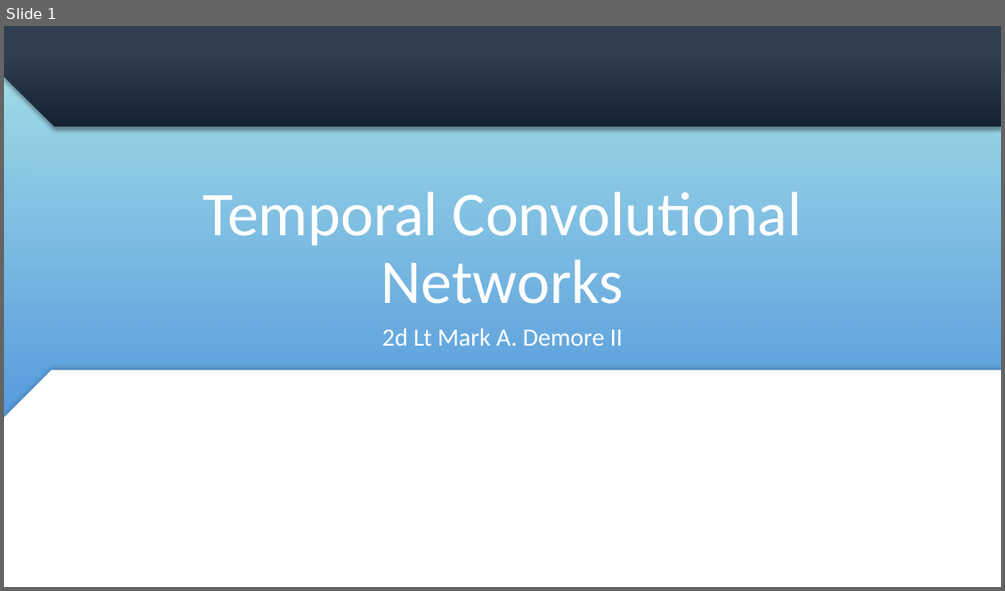
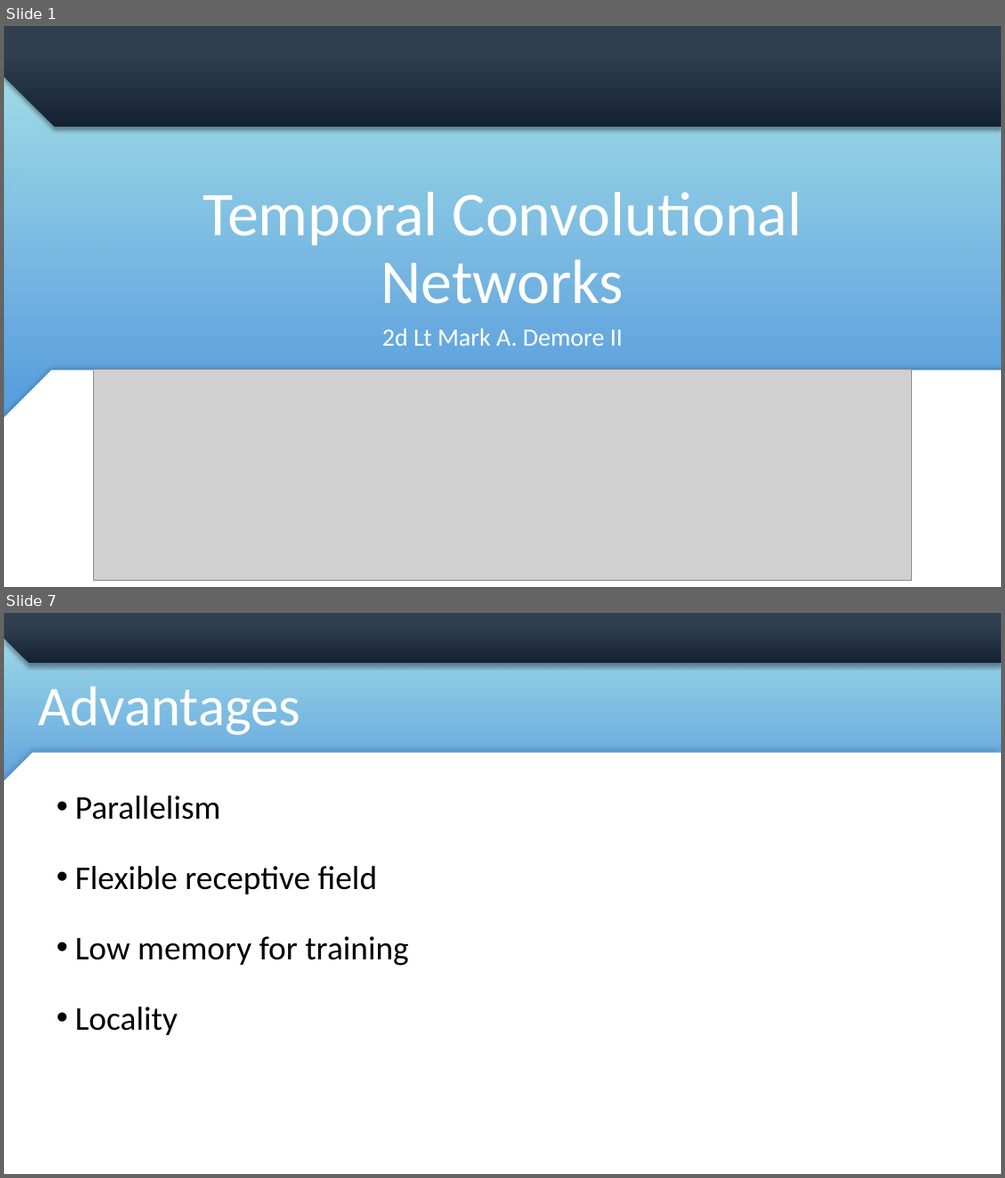
Before and after one commit to mdemore2/CSCE823, a slide deck: Student Lecture/Demore_TCN_Lecture.pptx. Shown one above the other, each under a label of ours: slide 1 before the commit, slides 1 and 7 after it; the slides between them are not shown. The pictures are 1005x591 and 1005x1178 pixels, drawn with LibreOffice and Linux fonts; fonts in the diff are those of the drawing; grey boxes stand for pictures; background and template pictures are left out; a plain dark background stands for a picture behind light text. Boxes give left, top, right and bottom in pixels: in the first picture for what was removed or moved away, otherwise in the second. Text is boxed around its words. In the diff, an @@ line names an element or a change of style, - is before the commit and + after.

```diff
--- a/Student Lecture/Demore_TCN_Lecture.pptx
+++ b/Student Lecture/Demore_TCN_Lecture.pptx
@@ slide 7 added at box(4, 613, 1001, 1174), background picture (left out); not listed: 4 template elements that a slide beside it also shows @@
@@ title added at box(38, 686, 300, 735), 54 pt, text #FFFFFF @@
+Advantages
@@ text added at box(75, 795, 408, 1035), 32 pt, text #000000 @@
+• Parallelism
+• Flexible receptive field
+• Low memory for training
+• Locality
@@ slide 1 changed as well @@
@@ picture added at box(94, 370, 912, 580) @@
```
Also in this commit, not shown: 1 other slide changed, 8 other slides added.
